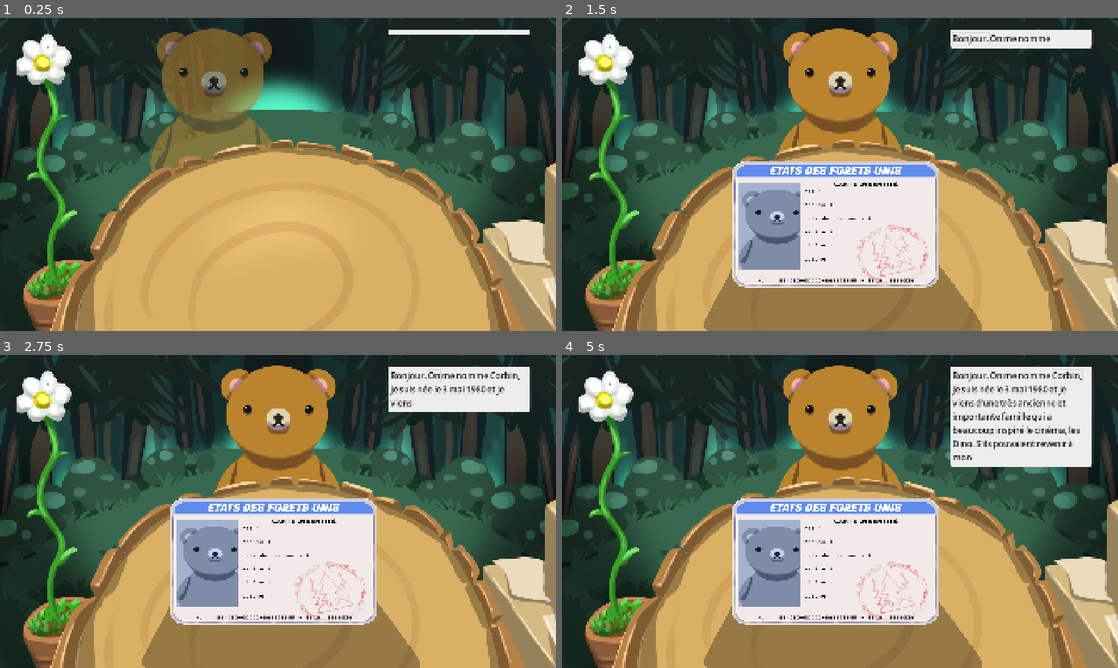
Above: before the commit, frames 1-4 (two rows, left to right).
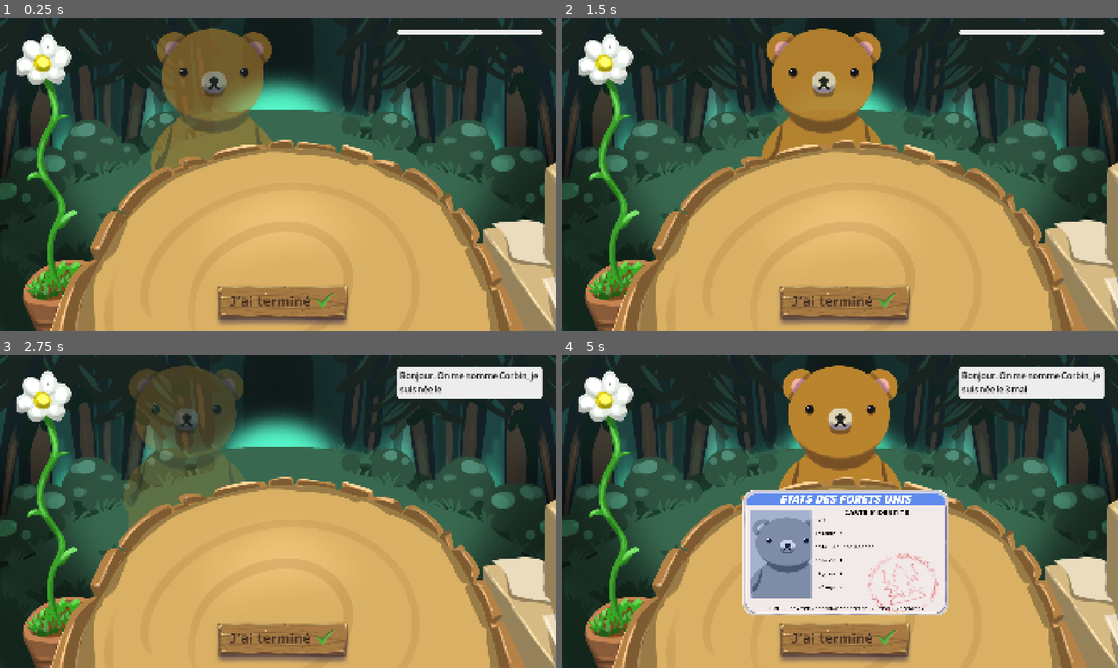
Above: after the commit, the same moments.

Repository: Acedyn/sgj-faux-cerf
Game: Godot game, scene res://contact/character_contact.tscn
The game is run twice, just before and just after one commit, with the same random seed, the same clock (stepped at 60 frames per second) and the same inputs.
Inputs (mouse positions are in pixels of both pictures, inside the frame that each line leads up to):
- Up to frame 1 (0.25 s): no input
- Up to frame 2 (1.5 s): click (845, 305) at 0.52 s; click (967, 39) at 1.25 s, where only the run before the commit has a clickable "Bonjour."
- Up to frame 3 (2.75 s): click "On" at 2 s
- Up to frame 4 (5 s): click "me" at 2.75 s; click "nomme" at 3.5 s; click (1067, 376) at 4.25 s, where only the run before the commit has a clickable "Corbin,"

The runs differ from the first frame. In frame 1, 2.9% of the frame differs, in the area x 39-98%, y 3-99%; in frame 2, 25%; in frame 3, 34%, in the area x 22-98%, y 3-100%; in frame 4, 20%.

Commit message:
fix: fix the button hover effect

Diff:
--- a/contact/character_contact.tscn
+++ b/contact/character_contact.tscn
@@ -7,6 +7,7 @@
 [ext_resource type="PackedScene" uid="uid://d0j3ifdf50jax" path="res://levels/id_workbench.tscn" id="4_nw3mx"]
 [ext_resource type="Theme" uid="uid://b1hrtwt8x08fy" path="res://speech/speech_theme.tres" id="5_nhl12"]
 [ext_resource type="Script" uid="uid://dg177okdt05xo" path="res://levels/level_manager.gd" id="7_nw3mx"]
+[ext_resource type="Texture2D" uid="uid://bknc75sfpjob3" path="res://contact/button_finish.png" id="8_x1xsh"]
 
 [sub_resource type="Animation" id="Animation_nw3mx"]
 length = 0.001
@@ -137,7 +138,7 @@
 "times": PackedFloat32Array(0, 0.5),
 "transitions": PackedFloat32Array(0.267943, 1),
 "update": 0,
-"values": [Vector2(0, 600), Vector2(0, 0)]
+"values": [Vector2(0, 600), Vector2(0, -30)]
 }
 
 [sub_resource type="Animation" id="Animation_c3q2n"]
@@ -164,7 +165,7 @@
 "times": PackedFloat32Array(0, 0.5),
 "transitions": PackedFloat32Array(4, 0.267943),
 "update": 0,
-"values": [Vector2(0, 0), Vector2(0, 600)]
+"values": [Vector2(0, -30), Vector2(0, 600)]
 }
 
 [sub_resource type="AnimationLibrary" id="AnimationLibrary_4d1mq"]
@@ -207,8 +208,7 @@
 [node name="CharacterTexture" type="TextureRect" parent="Control/LevelManager/CharacterContainer"]
 modulate = Color(1, 1, 1, 0)
 layout_mode = 0
-offset_left = -400.0
-offset_right = 1520.0
+offset_right = 1920.0
 offset_bottom = 1080.0
 texture = ExtResource("1_lor1l")
 expand_mode = 1
@@ -223,26 +223,37 @@
 [node name="DocumentContainer" type="Control" parent="Control/LevelManager"]
 modulate = Color(1, 1, 1, 0)
 anchors_preset = 0
-offset_left = 800.0
-offset_right = 840.0
-offset_bottom = 40.0
+offset_top = 600.0
+offset_right = 40.0
+offset_bottom = 640.0
 
 [node name="IDTexture" parent="Control/LevelManager/DocumentContainer" instance=ExtResource("4_nw3mx")]
 layout_mode = 0
-offset_left = 587.0
+offset_left = 623.0
 offset_top = 493.0
-offset_right = 1300.0
+offset_right = 1336.0
 offset_bottom = 928.0
 
 [node name="CharacterSpeech" parent="Control/LevelManager" instance=ExtResource("3_jj318")]
 layout_mode = 0
-offset_left = 1338.0
+offset_left = 1370.0
 offset_top = 39.0
-offset_right = 1830.0
-offset_bottom = 554.0
+offset_right = 1872.0
+offset_bottom = 576.0
 speech_text = "Hello je m'appelle Simon, qmgjsopifgsdrtop, "
+
+[node name="TextureButton" type="TextureButton" parent="Control/LevelManager"]
+layout_mode = 0
+offset_left = 736.0
+offset_top = 900.0
+offset_right = 1214.0
+offset_bottom = 1092.0
+texture_normal = ExtResource("8_x1xsh")
+stretch_mode = 5
 
 [node name="AnimationPlayer" type="AnimationPlayer" parent="Control/LevelManager"]
 libraries = {
 &"": SubResource("AnimationLibrary_4d1mq")
 }
+
+[connection signal="pressed" from="Control/LevelManager/TextureButton" to="Control/LevelManager" method="_on_texture_button_pressed"]
--- /dev/null
+++ b/levels/document_checker.gd
@@ -0,0 +1,8 @@
+class_name DocumentChecker
+
+extends Control
+
+@onready var zones: Control = $Zones
+
+func check_zones():
+	pass
--- a/levels/id_workbench.tscn
+++ b/levels/id_workbench.tscn
@@ -1,17 +1,14 @@
-[gd_scene load_steps=2 format=3 uid="uid://d0j3ifdf50jax"]
+[gd_scene load_steps=3 format=3 uid="uid://d0j3ifdf50jax"]
 
-[ext_resource type="Texture2D" uid="uid://ekurwj45p73" path="res://contact/id.png" id="1_oafie"]
+[ext_resource type="Script" uid="uid://drspdww5qvilj" path="res://levels/document_checker.gd" id="1_hyirq"]
+[ext_resource type="Texture2D" uid="uid://ekurwj45p73" path="res://levels/id.png" id="1_oafie"]
 
-[node name="Control" type="Control"]
+[node name="IDWorkbench" type="Control"]
 layout_mode = 3
 anchors_preset = 0
 offset_right = 717.0
 offset_bottom = 438.0
-
-[node name="Polygon2D" type="Polygon2D" parent="."]
-position = Vector2(-108, 327)
-color = Color(0, 0, 0, 0.313726)
-polygon = PackedVector2Array(771, -40, 155, -51, 14, 222, 9, 239, 15, 253, 27, 267, 51, 269, 512, 271, 943, 271, 958, 266, 968, 256, 971, 239, 963, 222)
+script = ExtResource("1_hyirq")
 
 [node name="IDTexture" type="TextureRect" parent="."]
 layout_mode = 0
@@ -20,5 +17,45 @@
 texture = ExtResource("1_oafie")
 expand_mode = 1
 
+[node name="Zones" type="Control" parent="."]
+anchors_preset = 0
+offset_right = 40.0
+offset_bottom = 40.0
+
+[node name="nom" type="Control" parent="Zones"]
+anchors_preset = 0
+offset_left = 317.0
+offset_top = 91.0
+offset_right = 457.0
+offset_bottom = 118.0
+
+[node name="prenom" type="Control" parent="Zones"]
+anchors_preset = 0
+offset_left = 355.0
+offset_top = 136.0
+offset_right = 495.0
+offset_bottom = 163.0
+
+[node name="date_naissance" type="Control" parent="Zones"]
+anchors_preset = 0
+offset_left = 488.0
+offset_top = 182.0
+offset_right = 628.0
+offset_bottom = 209.0
+
+[node name="espèce" type="Control" parent="Zones"]
+anchors_preset = 0
+offset_left = 351.0
+offset_top = 230.0
+offset_right = 491.0
+offset_bottom = 257.0
+
+[node name="pélage" type="Control" parent="Zones"]
+anchors_preset = 0
+offset_left = 352.0
+offset_top = 325.0
+offset_right = 492.0
+offset_bottom = 352.0
+
 [connection signal="mouse_entered" from="." to="." method="_on_mouse_entered"]
 [connection signal="mouse_exited" from="." to="." method="_on_mouse_exited"]
--- a/levels/level_manager.gd
+++ b/levels/level_manager.gd
@@ -28,17 +28,26 @@
 	var duplicated_word = node.duplicate()
 	duplicated_word.text = node.text
 	duplicated_word.state = SpeechWord.WordState.SELECTED
-	duplicated_word.target = current_target.get_global_rect()
+	duplicated_word.source = node
+	node.state = SpeechWord.WordState.HIDDEN
+	duplicated_word.doc_target = current_target.get_global_rect()
 	add_child(duplicated_word)
 
 func select_level():
 	if current_level:
+		character_speech.speech_text = ""
 		animation_player.play("doc_animation_out")
 		await animation_player.animation_finished
 		animation_player.play("character_animation_out")
+		await animation_player.animation_finished
 
 	animation_player.play("character_animation_in")
 	var level = levels[randi() % levels.size()]
+	current_level = level
 	await animation_player.animation_finished
 	character_speech.speech_text = level["texte"]
 	animation_player.play("doc_animation_in")
+
+
+func _on_texture_button_pressed() -> void:
+	select_level()
--- a/speech/character_speech.gd
+++ b/speech/character_speech.gd
@@ -2,6 +2,8 @@
 
 @onready var speech_container: HFlowContainer = $PanelContainer/MarginContainer/SpeechText
 var speech_word_scene: PackedScene = preload("res://speech/speech_word.tscn")
+var current_timer: SceneTreeTimer
+var is_writing: bool = false
 
 @export_group("Speech Properties")
 @export var speech_text: String:
@@ -14,19 +16,27 @@
 	create_speech_labels(speech_text)
 
 func create_speech_labels(text: String):
+	is_writing = false
+	if current_timer and current_timer.time_left > 0:
+		await current_timer.timeout
+
 	# Remove the existing words
 	for node in speech_container.get_children():
 		node.queue_free()
 
 	# Cleanup the input text from all the carriage return or tabs
 	text = text.replace("\n", " ").replace("\t", " ")
+	is_writing = true
 	for word in text.split(" "):
+		if not is_writing:
+			break
 		# An empty word might happen if the text has double spaces
 		if not word:
 			continue
 
 		# Create and instantiate the label node
-		await get_tree().create_timer(0.1).timeout
+		current_timer = get_tree().create_timer(0.1)
+		await current_timer.timeout
 		var word_node = speech_word_scene.instantiate()
 		word_node.text = word
 		speech_container.add_child(word_node)
--- a/speech/speech_theme.tres
+++ b/speech/speech_theme.tres
@@ -1,6 +1,14 @@
-[gd_resource type="Theme" load_steps=3 format=3 uid="uid://b1hrtwt8x08fy"]
+[gd_resource type="Theme" load_steps=7 format=3 uid="uid://b1hrtwt8x08fy"]
+
+[sub_resource type="StyleBoxEmpty" id="StyleBoxEmpty_tw5hh"]
+
+[sub_resource type="StyleBoxFlat" id="StyleBoxFlat_cpc8o"]
+
+[sub_resource type="StyleBoxEmpty" id="StyleBoxEmpty_xwp71"]
 
 [sub_resource type="StyleBoxEmpty" id="StyleBoxEmpty_wt5hm"]
+
+[sub_resource type="StyleBoxEmpty" id="StyleBoxEmpty_dvn81"]
 
 [sub_resource type="StyleBoxFlat" id="StyleBoxFlat_wt5hm"]
 bg_color = Color(0.929715, 0.929715, 0.929715, 1)
@@ -12,9 +20,14 @@
 [resource]
 Button/colors/font_color = Color(0.0885601, 0.0885598, 0.0885599, 1)
 Button/colors/font_focus_color = Color(0.0901961, 0.0901961, 0.0901961, 1)
-Button/colors/font_hover_color = Color(0.95, 0.95, 0.95, 1)
+Button/colors/font_hover_color = Color(0.0901961, 0.0901961, 0.0901961, 1)
+Button/colors/font_pressed_color = Color(0.0901961, 0.0901961, 0.0901961, 1)
 Button/font_sizes/font_size = 30
+Button/styles/focus = SubResource("StyleBoxEmpty_tw5hh")
+Button/styles/hover = SubResource("StyleBoxFlat_cpc8o")
+Button/styles/hover_pressed = SubResource("StyleBoxEmpty_xwp71")
 Button/styles/normal = SubResource("StyleBoxEmpty_wt5hm")
+Button/styles/pressed = SubResource("StyleBoxEmpty_dvn81")
 Label/colors/font_color = Color(0.226707, 0.226707, 0.226707, 1)
 Label/font_sizes/font_size = 30
 MarginContainer/constants/margin_bottom = 10
--- a/speech/speech_word.gd
+++ b/speech/speech_word.gd
@@ -1,11 +1,18 @@
 class_name SpeechWord
 extends Button
 
-enum WordState {IN_SPEECH, SELECTED, PLACED}
-@export var state: WordState
+enum WordState {IN_SPEECH, HIDDEN, SELECTED, PLACED}
+@export var state: WordState:
+	set(value):
+		if value == WordState.HIDDEN:
+			modulate = Color(0, 0, 0, 0)
+		else:
+			modulate = Color(1, 1, 1, 1)
+		state = value
 @export var hovered: bool = false
 @export var offset: Vector2 = Vector2(0, 0)
-@export var target: Rect2 = Rect2()
+@export var doc_target: Rect2 = Rect2()
+@export var source: SpeechWord
 
 func _on_button_down() -> void:
 	offset = global_position - get_global_mouse_position()
@@ -17,9 +24,11 @@
 func _process(delta: float) -> void:
 	if state == WordState.SELECTED:
 		if not Input.is_mouse_button_pressed(1):
-			if target.intersects(get_rect()):
+			if doc_target.intersects(get_rect()):
 				state = WordState.PLACED
 			else:
+				if source:
+					source.state = WordState.IN_SPEECH
 				queue_free()
 		else:
 			global_position = get_global_mouse_position() + offset
Binary file added: contact/button_finish.png
Not shown, added: contact/button_finish.png.import
Not shown: 1 places in contact/character_contact.tscn that only renumber resources
Not shown, added: levels/document_checker.gd.uid
Renamed: contact/id.png -> levels/id.png
Not shown, changed: levels/id.png.import
